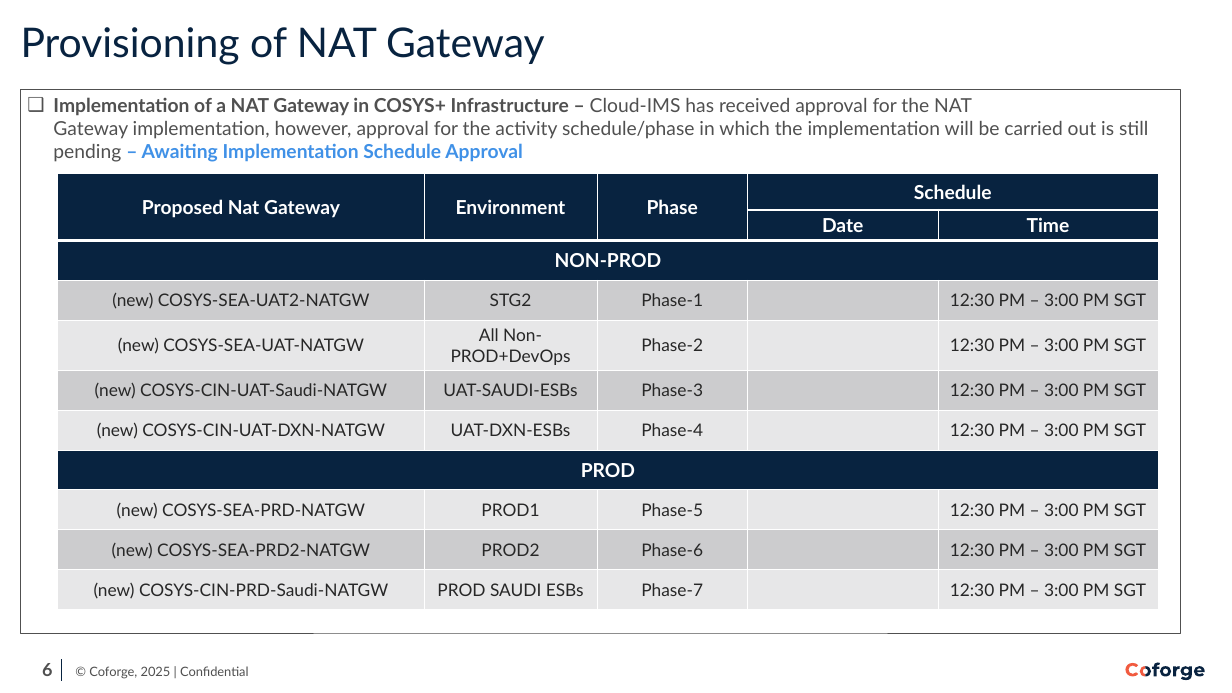
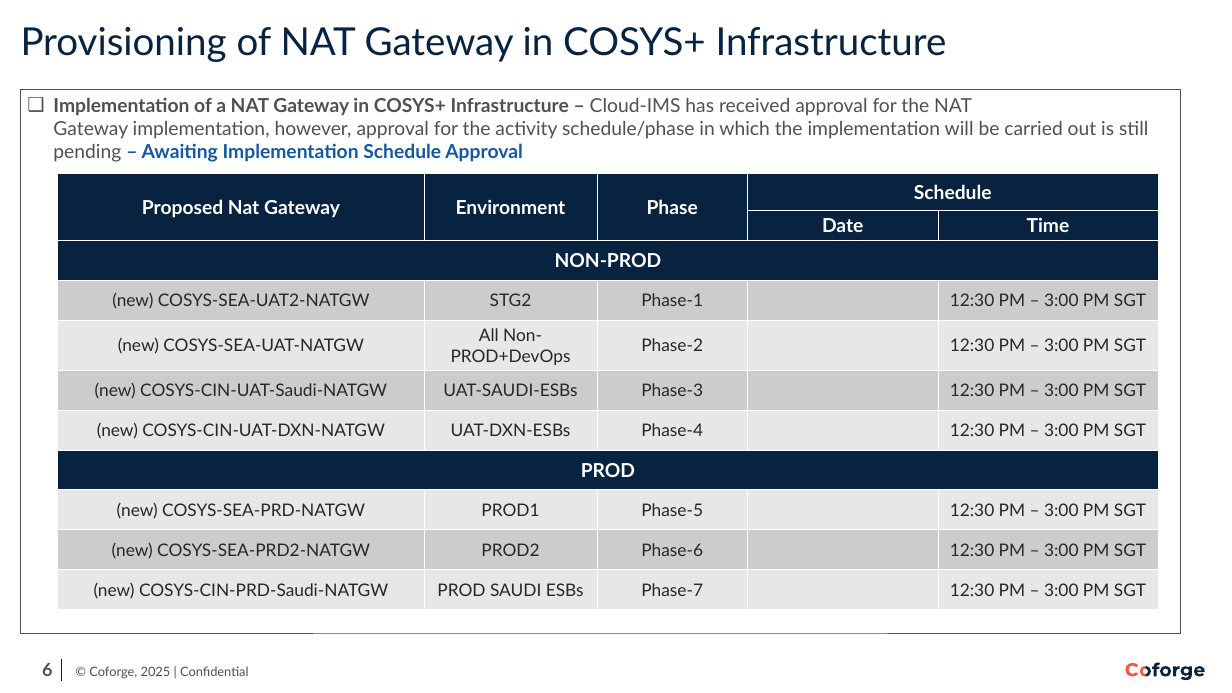
Before and after one commit to Ashu-tosh-Padhi/AshutoshPortfolio, a slide deck: slide 6 of SATS_Bi-Monthly Infra Review_June'26.pptx. Drawn at 1232x693 pixels with LibreOffice and Linux fonts; fonts in the diff are those of the drawing; background and template pictures are left out. Boxes give left, top, right and bottom in pixels: in the first picture for what was removed or moved away, otherwise in the second. Text is boxed around its words. In the diff, an @@ line names an element or a change of style, - is before the commit and + after.

```diff
--- a/SATS_Bi-Monthly Infra Review_June'26.pptx
+++ b/SATS_Bi-Monthly Infra Review_June'26.pptx
@@ title at <box>21,27,947,62</box>: text changed; size 42.5 to 40 pt @@
-Provisioning of NAT Gateway
+Provisioning of NAT Gateway in COSYS+ Infrastructure
@@ rectangle "Implementation of a NAT Gateway ..." at <box>21,89,1181,633</box>: text colour #4091E7 to #1458A1 in "– Awaiting Implementation Schedule Approval" @@
```
Also in this commit, not shown: 6 other slides changed, 4 slides added, 2 slides removed.
